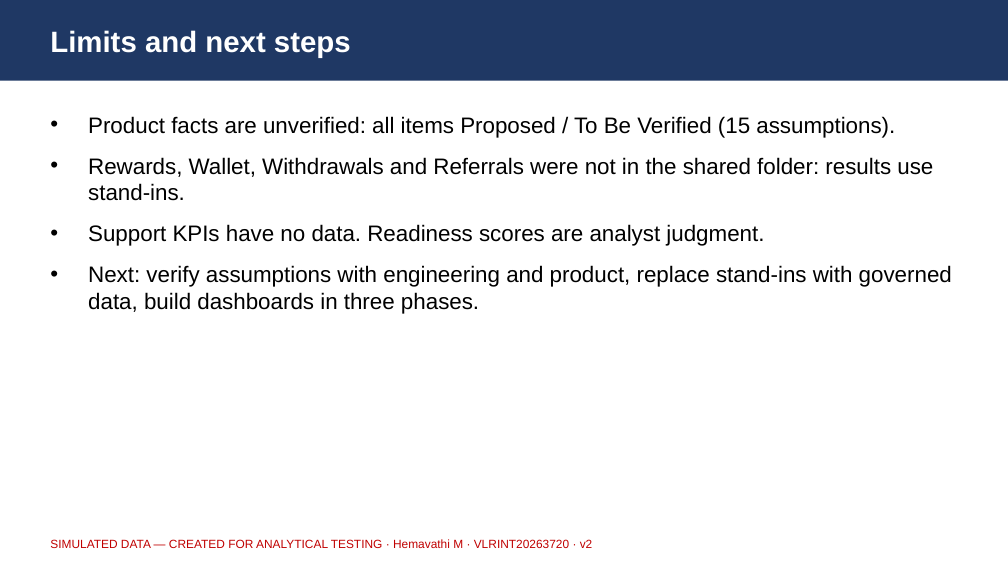
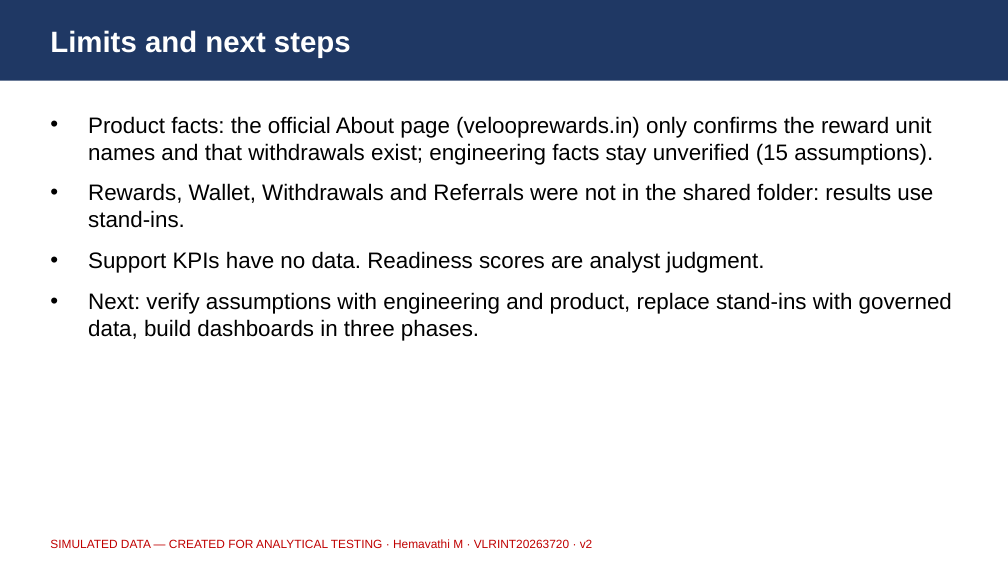
Before and after one commit to hemavathim988/veloop-task01, a slide deck: slide 14 of docs/VELOOP_Task01_Presentation.pptx. Drawn at 1008x567 pixels with LibreOffice and Linux fonts; fonts in the diff are those of the drawing. Boxes give left, top, right and bottom in pixels: in the first picture for what was removed or moved away, otherwise in the second. Text is boxed around its words. In the diff, an @@ line names an element or a change of style, - is before the commit and + after.

```diff
--- a/docs/VELOOP_Task01_Presentation.pptx
+++ b/docs/VELOOP_Task01_Presentation.pptx
@@ text at (88,116,933,165): text changed @@
-• Product facts are unverified: all items Proposed / To Be Verified (15 assumptions).
+• Product facts: the official About page (velooprewards.in) only confirms the reward unit names and that withdrawals exist; engineering facts stay unverified (15 assumptions).
```
Also in this commit, not shown: 1 other slide changed, 11 other files.
